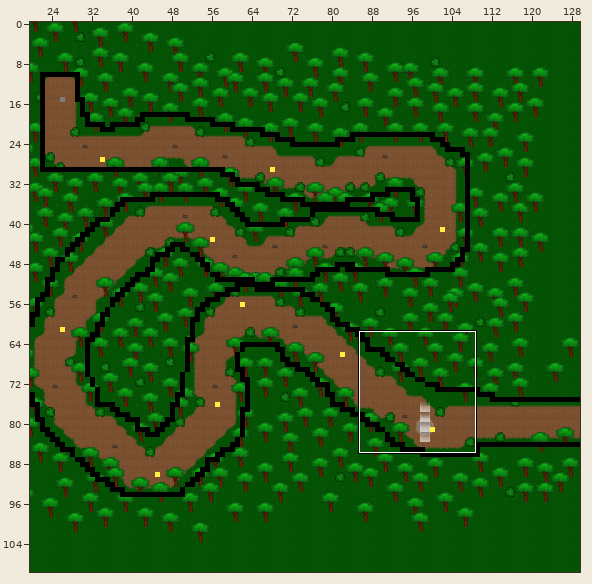
Two states of a Tiled map, Level 1.tmx. Above: a wide view before the commit, with the close-up outlined.
Close-up. Old version:
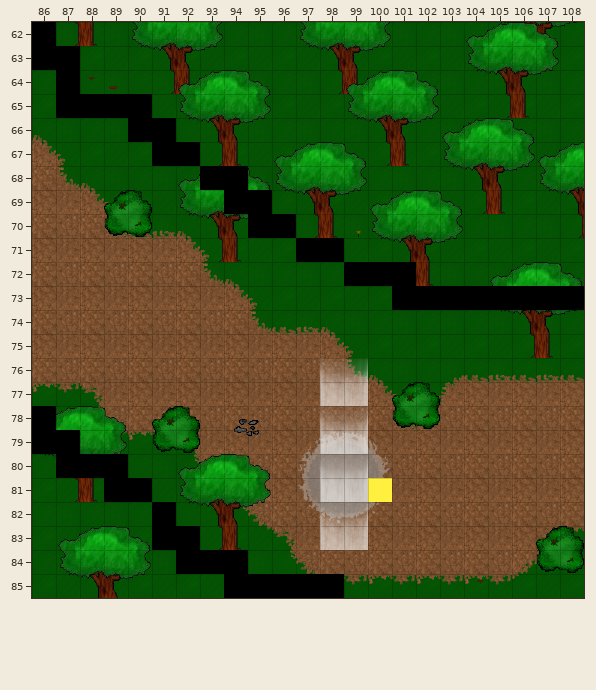
Cells are 32x32 px. Shown: x 86..108, y 62..85. The commit also changed other parts of the map, which this record leaves out.
After:
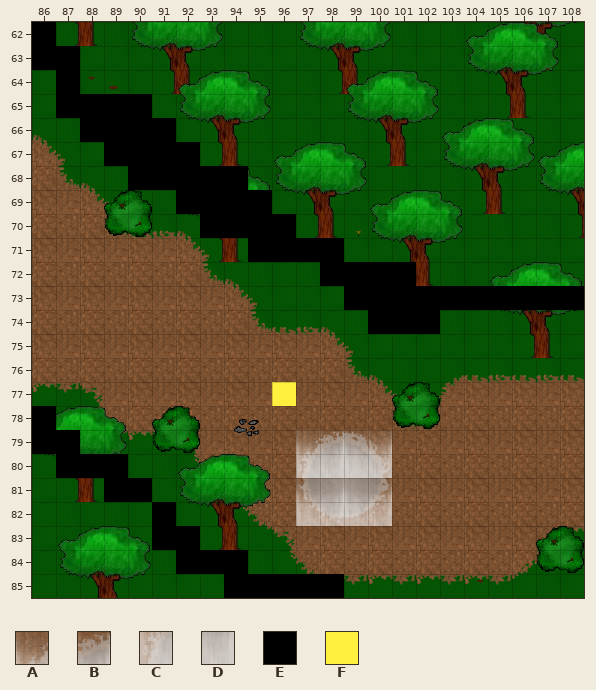
Key: from "Exit": A 0, B 1, C 2, D 3; from "Invis Block": E 0; from "Sentry Spawn": F 0.
_ is an empty cell, . an unchanged one.
See-through tiles are keyed as they look on the map.
Difference:
--- layer "Enemies"
@@ x 88..102 @@
-66 __.............
-67 .__............
-68 ..___..........
-69 ....__.........
-70 .....__........
-71 .......__......
-72 .........._....
-73 ...........__..
-74 ............___
+66 EE.............
+67 .EE............
+68 ..EEE..........
+69 ....EE.........
+70 .....EE........
+71 .......EE......
+72 ..........E....
+73 ...........EE..
+74 ............EEE
@@ x 96..100 @@
-76 ..AB.
-77 _.CD.
-78 ..AB.
-79 ._CD_
-80 ._AB_
-81 ._CDF
-82 ._AB_
-83 ..CD.
+76 ..__.
+77 F.__.
+78 ..__.
+79 .ABAB
+80 .CDCD
+81 .ABAB
+82 .CDCD
+83 ..__.
Pixel boxes of the changes (left, top, right, bottom) in both close-ups:
added: (80, 118, 296, 262)
added: (320, 262, 440, 334)
changed: (296, 358, 392, 550)
added: (272, 382, 296, 406)
